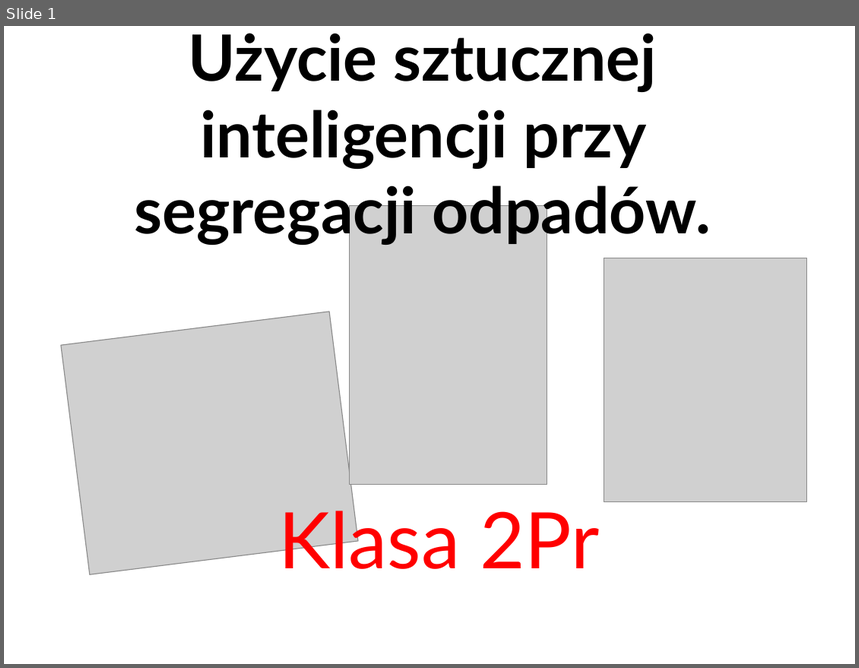
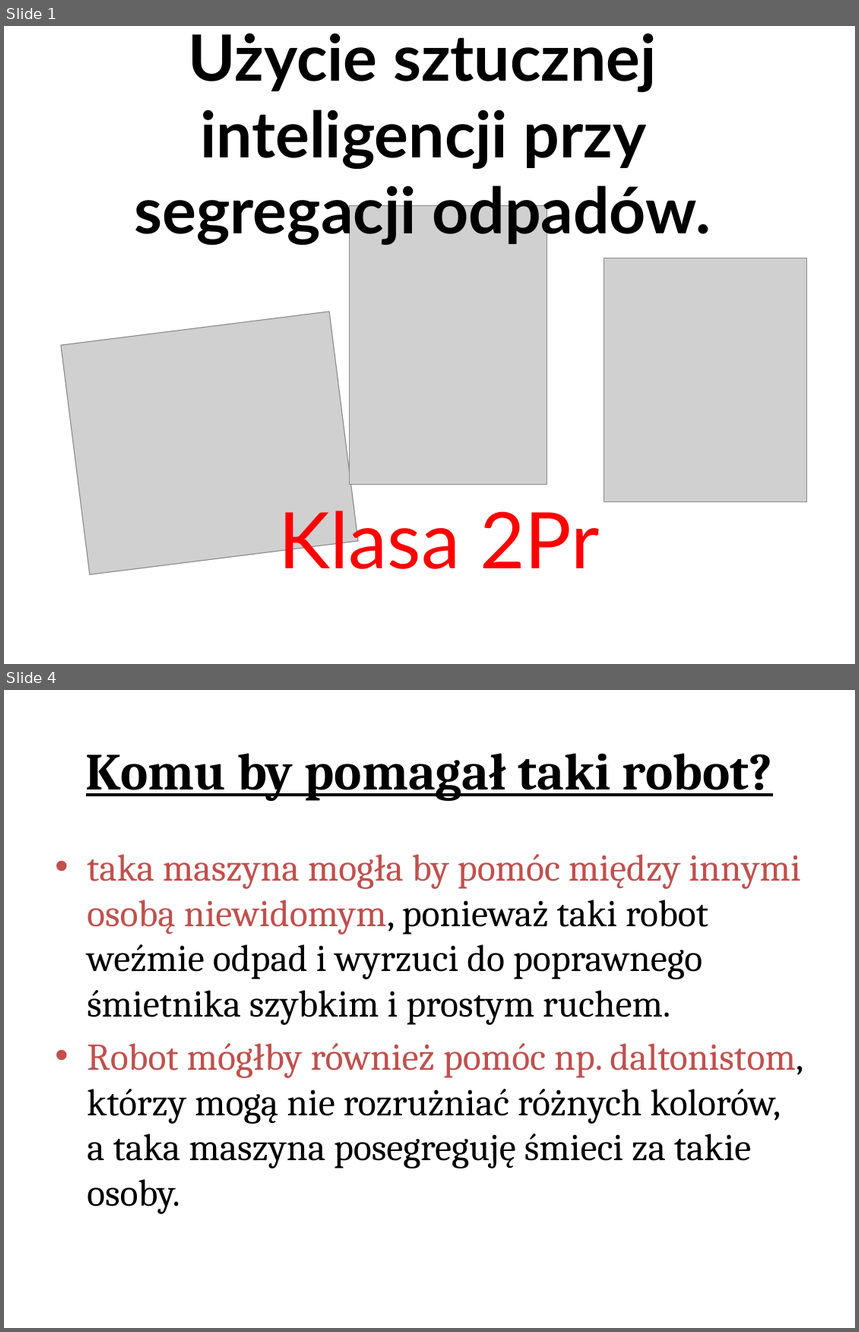
Before and after one commit to P0l15hC0w/Eco_Sorter, a slide deck: SegregacjaOdpadow.pptx. Shown one above the other, each under a label of ours: slide 1 before the commit, slides 1 and 4 after it; the slides between them are not shown. The pictures are 859x668 and 859x1332 pixels, drawn with LibreOffice and Linux fonts; fonts in the diff are those of the drawing; grey boxes stand for pictures. Boxes give left, top, right and bottom in pixels: in the first picture for what was removed or moved away, otherwise in the second. Text is boxed around its words. In the diff, an @@ line names an element or a change of style, - is before the commit and + after.

```diff
--- a/SegregacjaOdpadow.pptx
+++ b/SegregacjaOdpadow.pptx
@@ slide 4 added at [4,690,855,1328], background #FFFFFF @@
@@ title added at [86,753,772,801], 44 pt, text #000000, bold, underline @@
+Komu by pomagał taki robot?
@@ text added at [87,854,804,1214], 32 pt, text #000000 @@
+• taka maszyna mogła by pomóc między innymi osobą niewidomym, ponieważ taki robot weźmie odpad i wyrzuci do poprawnego śmietnika szybkim i prostym ruchem.
+• Robot mógłby również pomóc np. daltonistom, którzy mogą nie rozrużniać różnych kolorów, a taka maszyna posegreguję śmieci za takie osoby.
```
Also in this commit, not shown: 1 slide changed, 2 other slides added, 1 slide removed, 1 other file.
